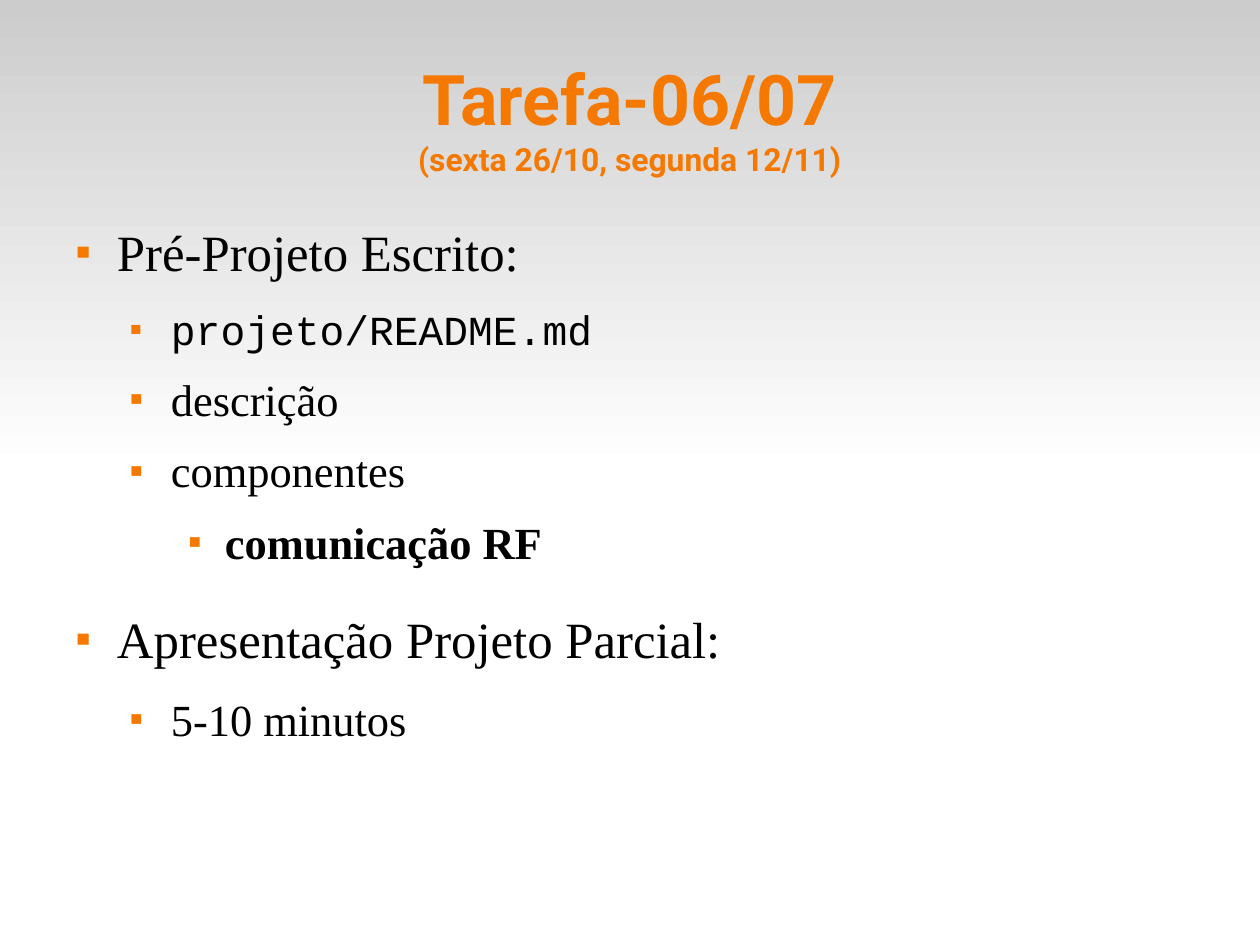
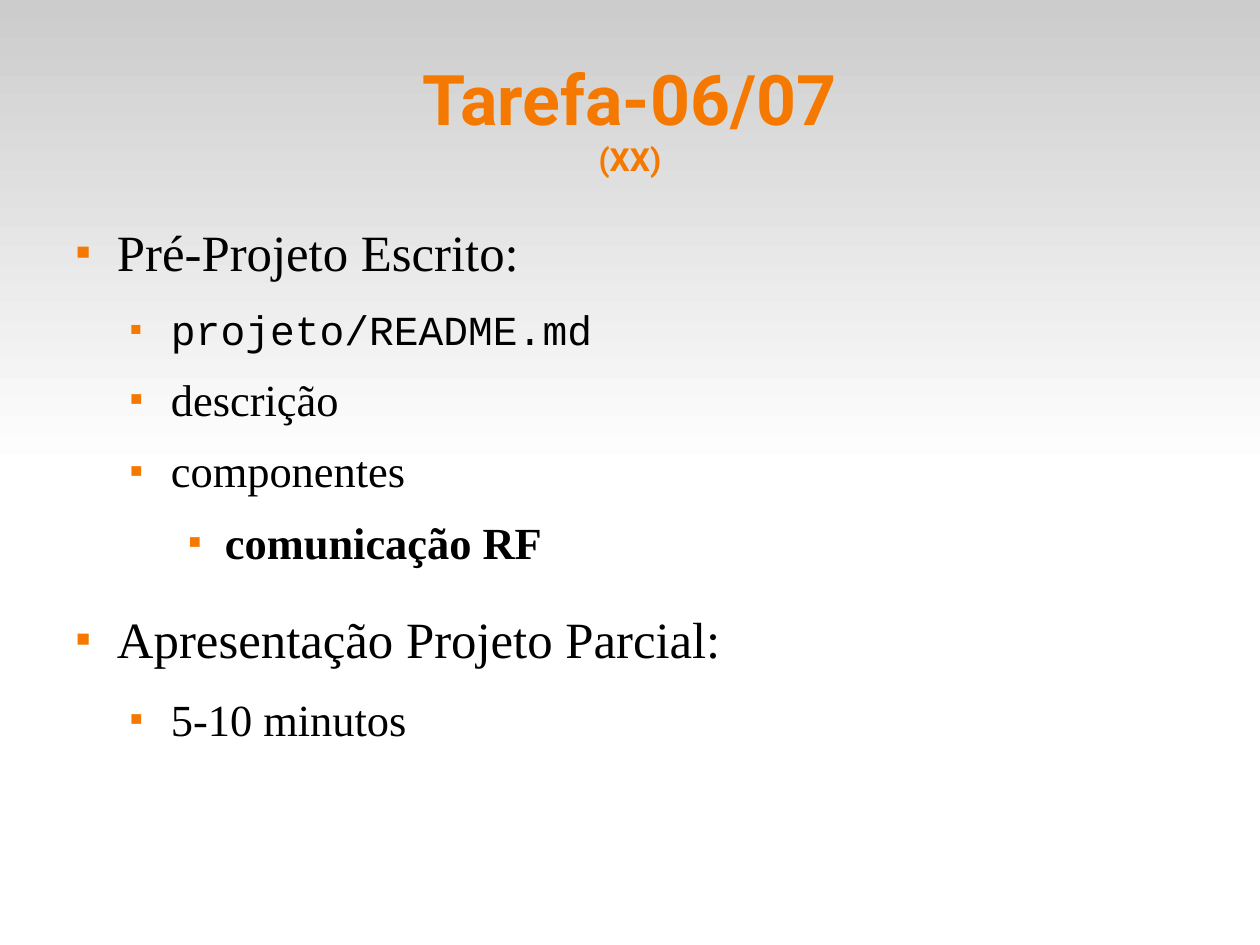
Before and after one commit to fsantanna-uerj/SE, a slide deck: slide 14 of Slides/se-00-intro.odp. Drawn at 1260x945 pixels with LibreOffice and Linux fonts; fonts in the diff are those of the drawing. Boxes give left, top, right and bottom in pixels: in the first picture for what was removed or moved away, otherwise in the second. Text is boxed around its words. In the diff, an @@ line names an element or a change of style, - is before the commit and + after.

```diff
--- a/Slides/se-00-intro.odp
+++ b/Slides/se-00-intro.odp
@@ title at [423,72,836,178]: text changed; size 20 to 44 pt @@
-Tarefa-06/07
-(sexta 26/10, segunda 12/11)
+Tarefa-06/07
+(XX)
```
Also in this commit, not shown: 6 other slides changed, 3 other files.
